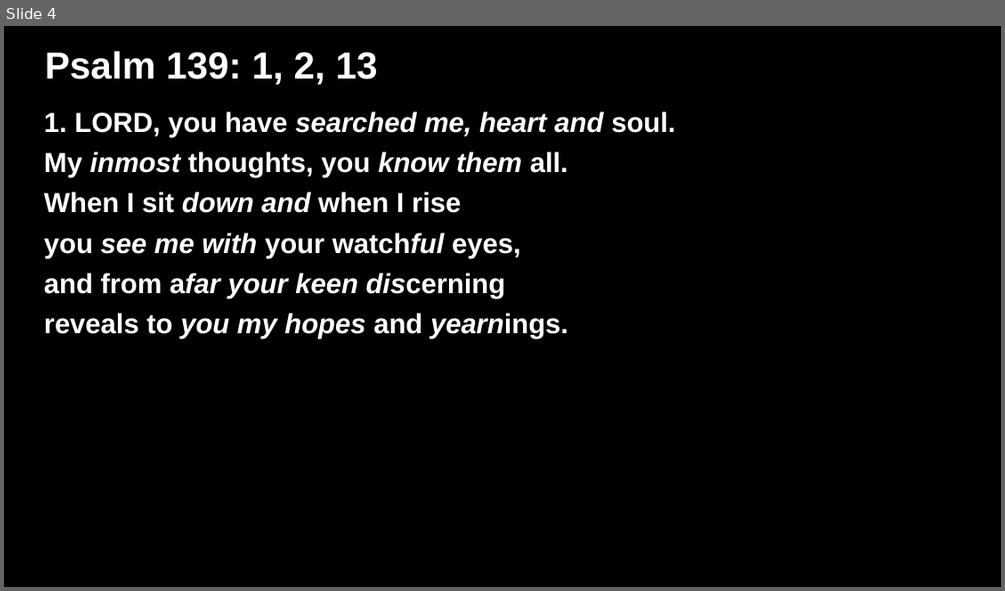
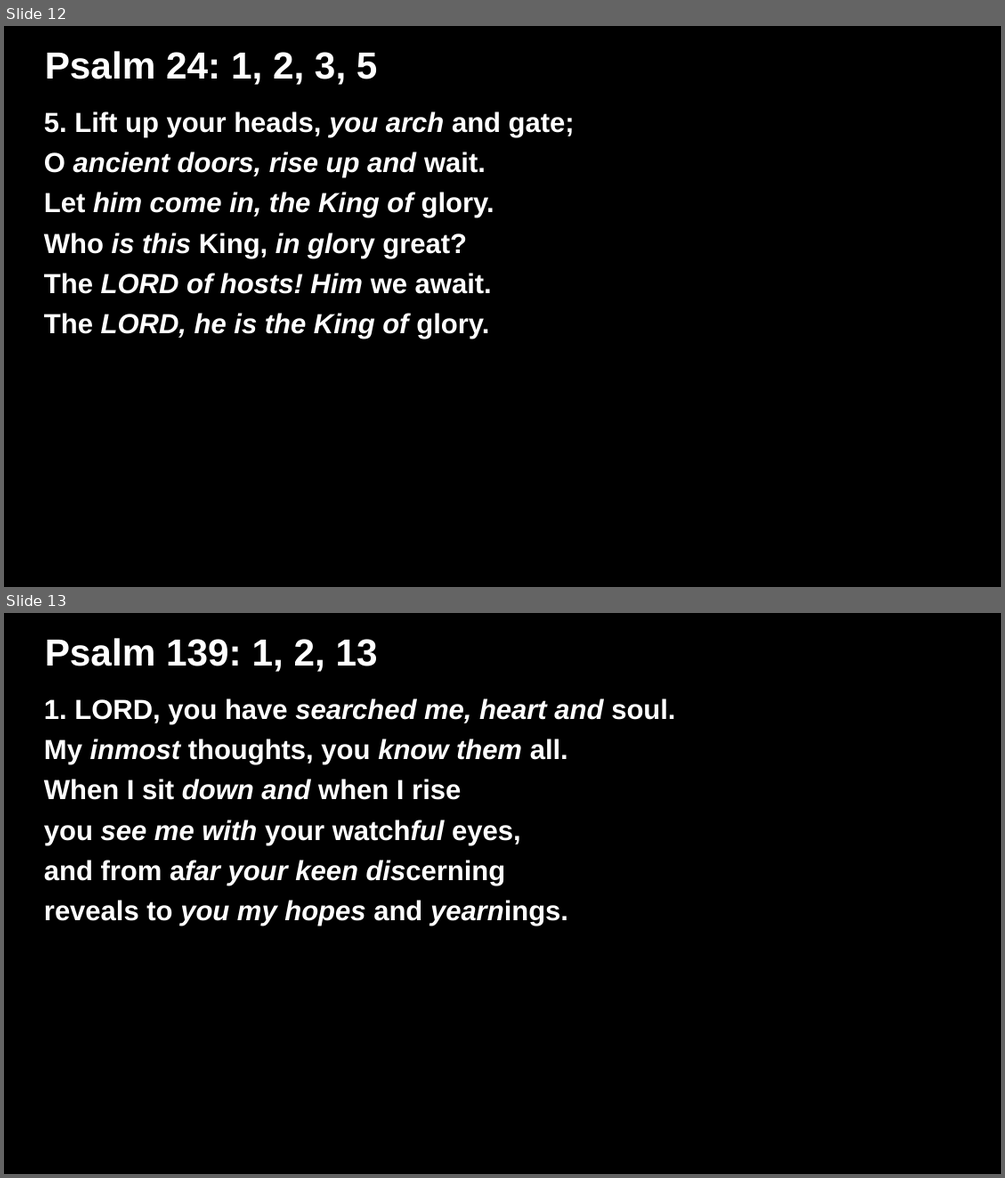
Before and after one commit to lfnincao/lyrics-presentation-creator, a slide deck: Lyrics.odp. Shown one above the other, each under a label of ours: slide 4 before the commit, slides 12 and 13 after it. The pictures are 1005x591 and 1005x1178 pixels, drawn with LibreOffice and Linux fonts; fonts in the diff are those of the drawing. Boxes give left, top, right and bottom in pixels: in the first picture for what was removed or moved away, otherwise in the second. Text is boxed around its words. In the diff, an @@ line names an element or a change of style, - is before the commit and + after.

```diff
--- a/Lyrics.odp
+++ b/Lyrics.odp
@@ slide 12 added at (x1=4, y1=26, x2=1001, y2=587), background #000000 @@
@@ title added at (x1=45, y1=51, x2=378, y2=85), 30 pt, text #FFFFFF, bold @@
+Psalm 24: 1, 2, 3, 5
@@ subtitle added at (x1=44, y1=111, x2=574, y2=339), 22 pt, text #FFFFFF, bold, italic @@
+5. Lift up your heads, you arch and gate;
+O ancient doors, rise up and wait.
+Let him come in, the King of glory.
+Who is this King, in glory great?
+The LORD of hosts! Him we await.
+The LORD, he is the King of glory.
@@ what was slide 4 is now slide 13 @@
```
Also in this commit, not shown: 3 slides changed, 8 other slides added, 2 other files.
